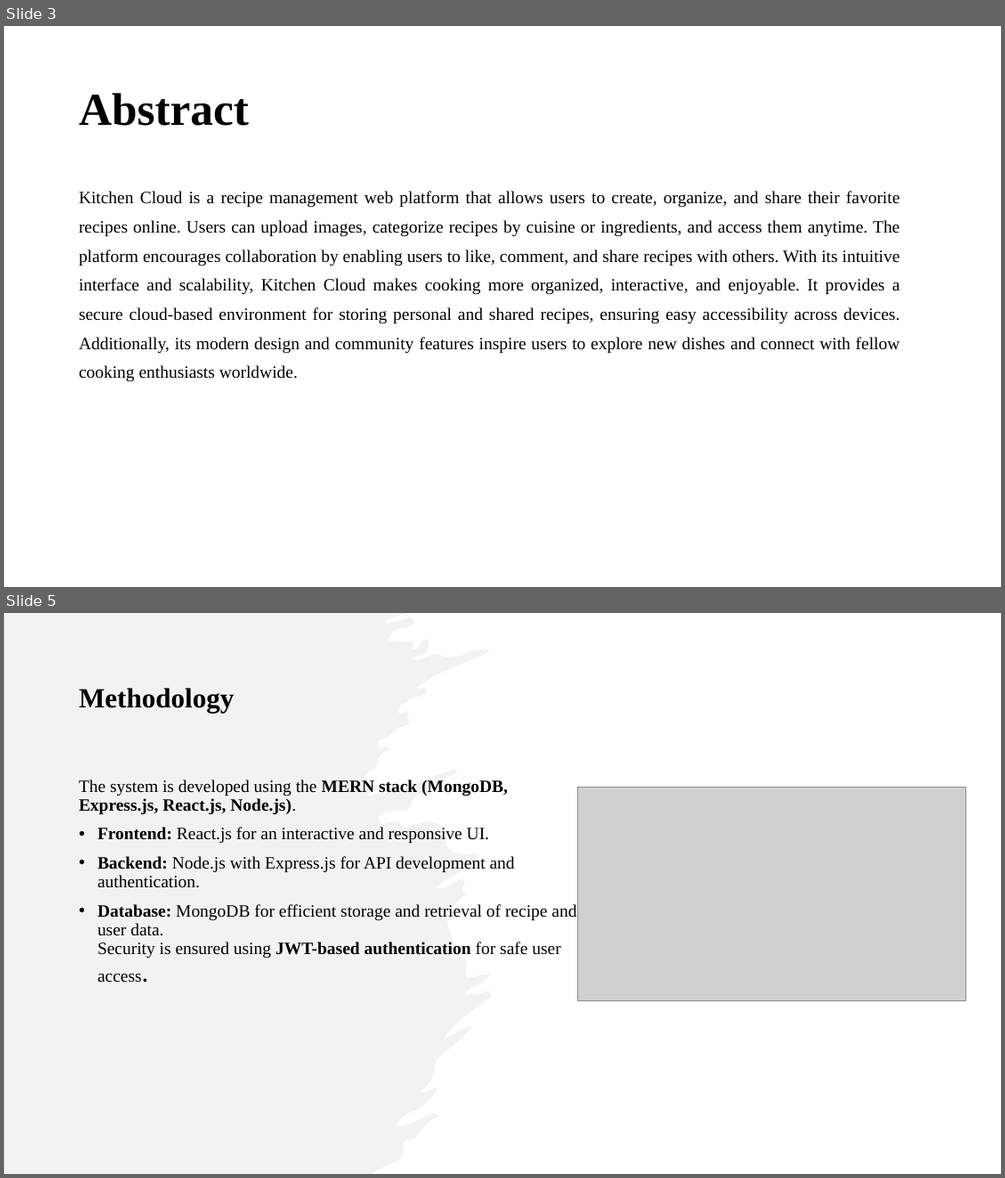
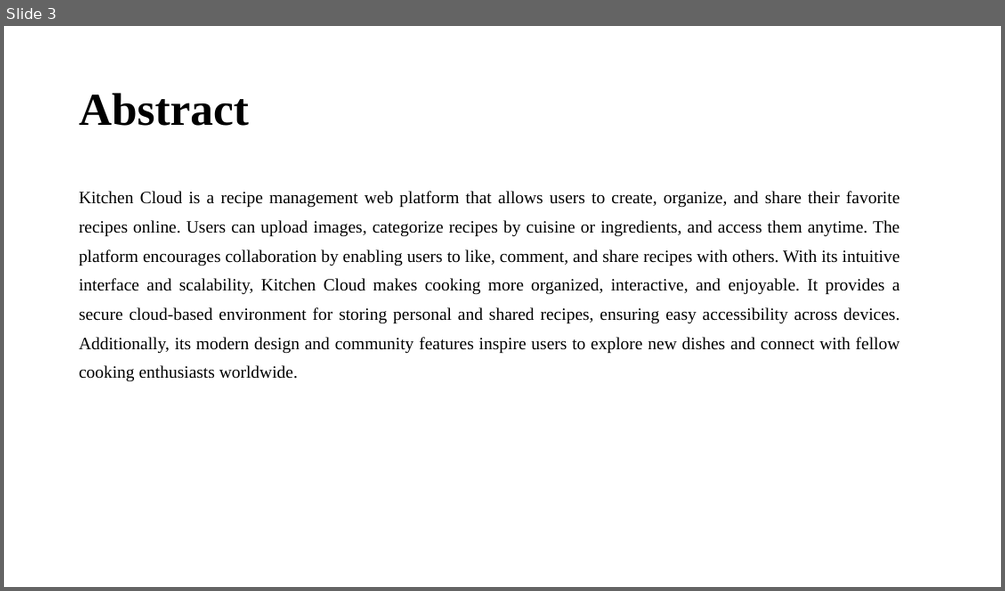
Before and after one commit to pabolukaruna7/kc, a slide deck: c13.pptx. Shown one above the other, each under a label of ours: slides 3 and 5 before the commit, slide 3 after it; the slides between them are not shown. The pictures are 1005x1178 and 1005x591 pixels, drawn with LibreOffice and Linux fonts; fonts in the diff are those of the drawing; grey boxes stand for pictures. Boxes give left, top, right and bottom in pixels: in the first picture for what was removed or moved away, otherwise in the second. Text is boxed around its words. In the diff, an @@ line names an element or a change of style, - is before the commit and + after.

```diff
--- a/c13.pptx
+++ b/c13.pptx
@@ slide 5 removed at (4, 613, 1001, 1174), background #FFFFFF @@
@@ freeform shape removed at (4, 613, 492, 1174) @@
@@ title removed at (79, 688, 235, 713) @@
-Methodology
@@ text removed at (79, 779, 576, 981) @@
-The system is developed using the MERN stack (MongoDB, Express.js, React.js, Node.js).
-• Frontend: React.js for an interactive and responsive UI.
-• Backend: Node.js with Express.js for API development and authentication.
-• Database: MongoDB for efficient storage and retrieval of recipe and user data.
-  Security is ensured using JWT-based authentication for safe user access.
@@ picture removed at (578, 787, 966, 1000) @@
```
Also in this commit, not shown: 2 slides changed, 8 slides added, 5 other slides removed.
